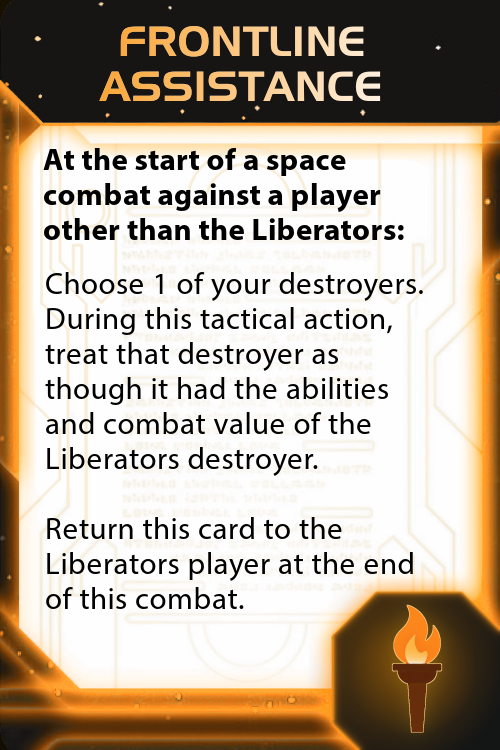
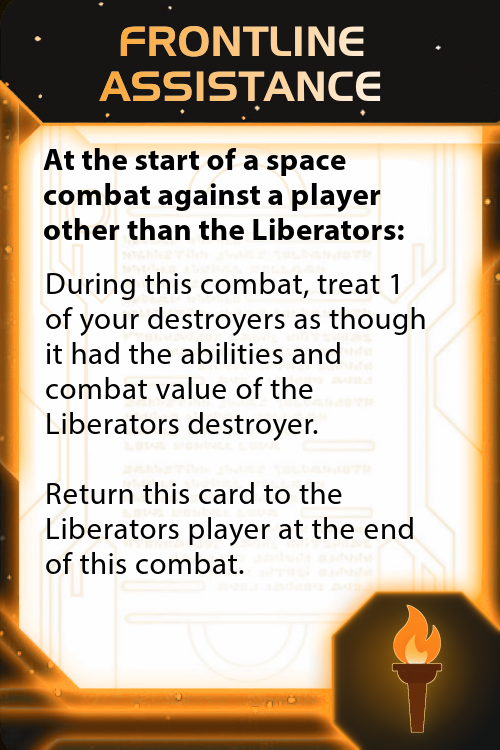
Layers edited between the first and the second 500 x 750 image:
renamed "Choose 1 of your destroyers. D..." to "During this combat, treat 1 of...", painted on it over [45, 272, 425, 609]